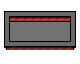
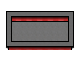
Layered file, before and after one edit (80x64). Changes by layer:
added layer "Layer 1" in group "CasaTecho2" over [14, 47, 66, 49]
painted on "Outline" over [3, 11, 77, 50]
moved "Piso" above "Pared", painted on it over [9, 20, 71, 42]
painted on "Pared" over [7, 16, 73, 50]
painted on "Borde" over [5, 12, 75, 46]
